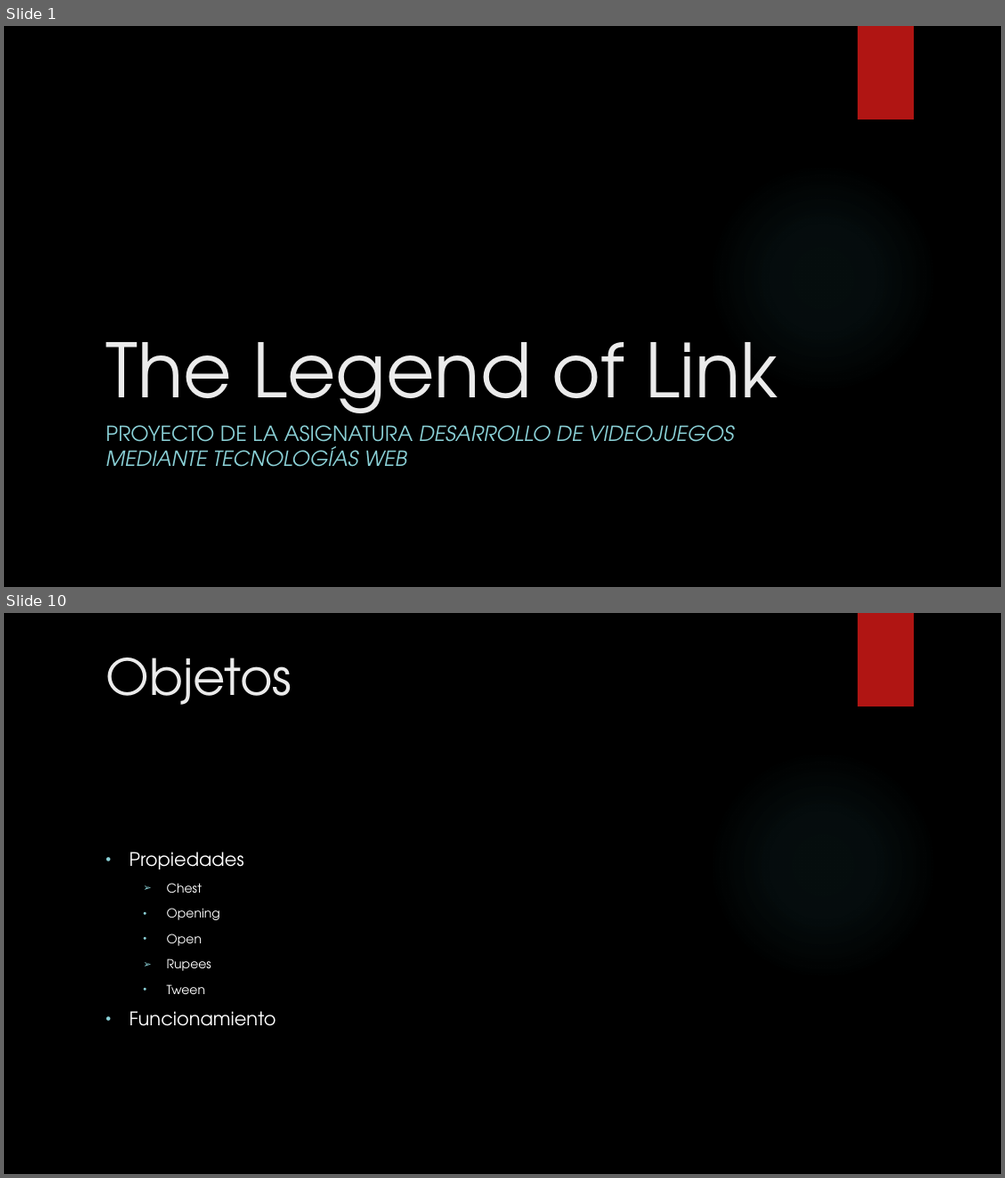
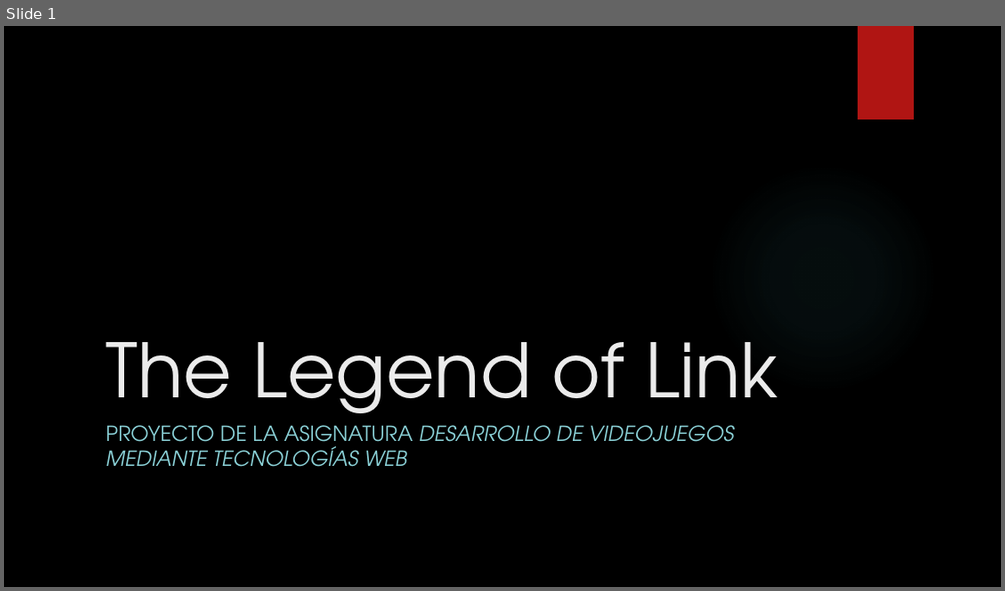
Before and after one commit to Athoka/Link, a slide deck: Presentacion/The Legend of Link.pptx. Shown one above the other, each under a label of ours: slides 1 and 10 before the commit, slide 1 after it; the slides between them are not shown. The pictures are 1005x1178 and 1005x591 pixels, drawn with LibreOffice and Linux fonts; fonts in the diff are those of the drawing; background and template pictures are left out. Boxes give left, top, right and bottom in pixels: in the first picture for what was removed or moved away, otherwise in the second. Text is boxed around its words. In the diff, an @@ line names an element or a change of style, - is before the commit and + after.

```diff
--- a/Presentacion/The Legend of Link.pptx
+++ b/Presentacion/The Legend of Link.pptx
@@ slide 10 removed at [4, 613, 1001, 1174], background picture (left out); not listed: 2 template elements that a slide beside it also shows @@
@@ title removed at [105, 657, 291, 705] @@
-Objetos
@@ text removed at [129, 852, 276, 1026] @@
-• Propiedades
-  ➢ Chest
-  • Opening
-  • Open
-  ➢ Rupees
-  • Tween
-• Funcionamiento
```
Also in this commit, not shown: 10 slides changed, 1 slide added, 2 other slides removed.
